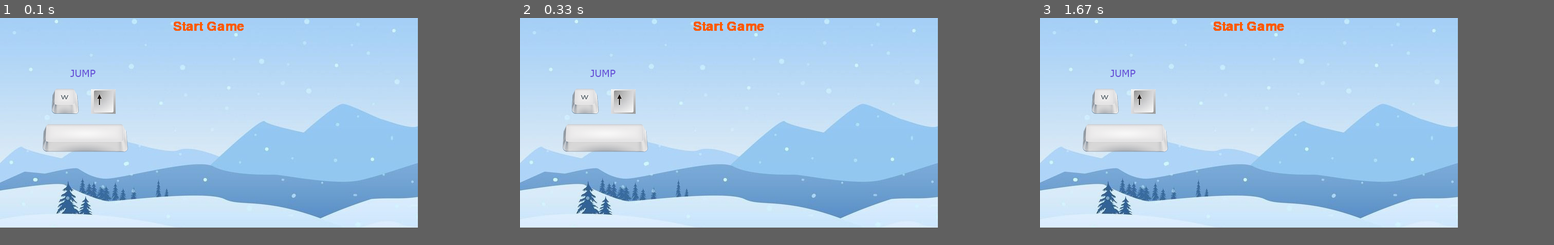
Above: before the commit, frames 1-3 (left to right).
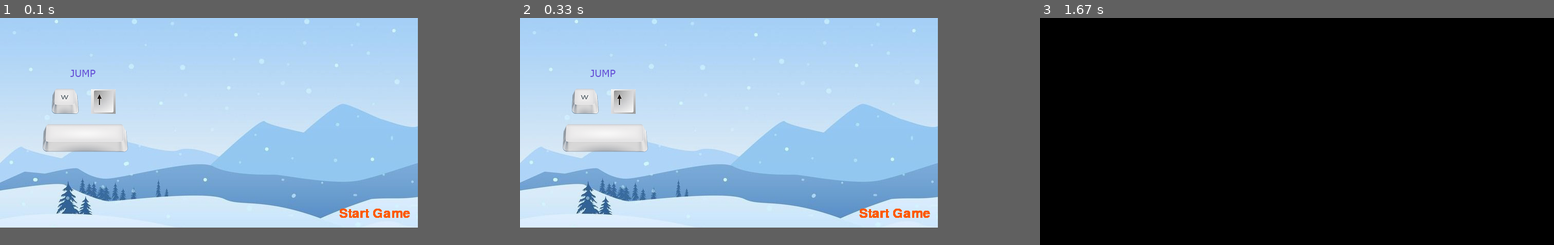
Above: after the commit, the same moments.

Repository: DFVC9914/COMP4008_Pygame_Project
Game: pygame game, started from How_to_play.py
Two runs of this game, one before a commit and one after it. Both use one fixed random seed, a clock stepped at 60 frames per second and the inputs below.
Inputs (mouse positions are in pixels of both pictures, inside the frame that each line leads up to):
- Up to frame 1 (0.1 s): no input
- Up to frame 2 (0.33 s): no input
- Up to frame 3 (1.67 s): press the mouse at (1415, 213) at 0.37 s; move the mouse to (1266, 151) at 0.47 s; release the mouse at (1122, 90) at 0.6 s; hold Up 0.67-1.13 s; move the mouse to (1137, 183) at 0.7 s
In frame 3 the window is 813x409 before the commit and 1000x443 after it. Grey fills any space a smaller window leaves; there, only what the larger window draws over its background counts as a difference.

The runs differ from the first frame. In frame 1, 0.6% of the frame differs, in the area x 33-80%, y 1-89%; in frame 2, 0.6%; in frame 3, 75%, in the area x 0-82%, y 0-93%.

Commit message:
代码优化
简化代码，调整开始位置

Diff:
--- a/How_to_play.py
+++ b/How_to_play.py
@@ -4,7 +4,6 @@
 
 @author: NANDI GUO
 """
-
 import pygame,sys,os
 pygame.init()
 Width,Height = (813,409)
@@ -24,21 +23,14 @@
 
 class Button():
 
-    def __init__(self, text, color, x=None, y=None, **kwargs):
+    def __init__(self, text, color, x=None, y=None):
 
         self.surf = font.render(text, True, color)
         self.WIDTH = self.surf.get_width()
         self.HEIGHT = self.surf.get_height()
 
-        if 'center_x' in kwargs and kwargs['center_x']:
-            self.x = Width // 2 - self.WIDTH // 2
-        else:
-            self.x = x
-
-        if 'center_y' in kwargs and kwargs['center_y']:
-            self.y = Height // 2 - self.HEIGHT // 2
-        else:
-            self.y = y
+        self.x = x
+        self.y = y
 
     def display(self):
     	screen.blit(self.surf, (self.x, self.y))
@@ -54,27 +46,23 @@
 
 def How_screen():
 
-    b1x,b1y=None,5
+    b1x,b1y=660,370
 
     screen.blit(background, (0,0))
     pygame.mixer.music.load('Sounds/Button_Click.mp3')
 
-    play_button = Button('Start Game', Orange, b1x, b1y, center_x=True)
+    play_button = Button('Start Game', Orange, b1x, b1y)
     play_button.display()
     pygame.display.update()
 
     while True:
 
         if not (play_button.check_click(pygame.mouse.get_pos())):
-
             pygame.mixer.music.play()
-
         if play_button.check_click(pygame.mouse.get_pos()):
-
-            play_button = Button('Start Game', Blue, b1x, b1y, center_x=True)
-
+            play_button = Button('Start Game', Blue, b1x, b1y)
         else:
-            play_button = Button('Start Game', Orange, b1x, b1y, center_x=True)
+            play_button = Button('Start Game', Orange, b1x, b1y)
 
         play_button.display()
         pygame.display.update()
@@ -90,7 +78,6 @@
                 bgm2_sound.stop()
                 import Main_Game.py
                 pygame.quit()
-                sys.exit()
                 os.quit
                 break
 How_screen()
